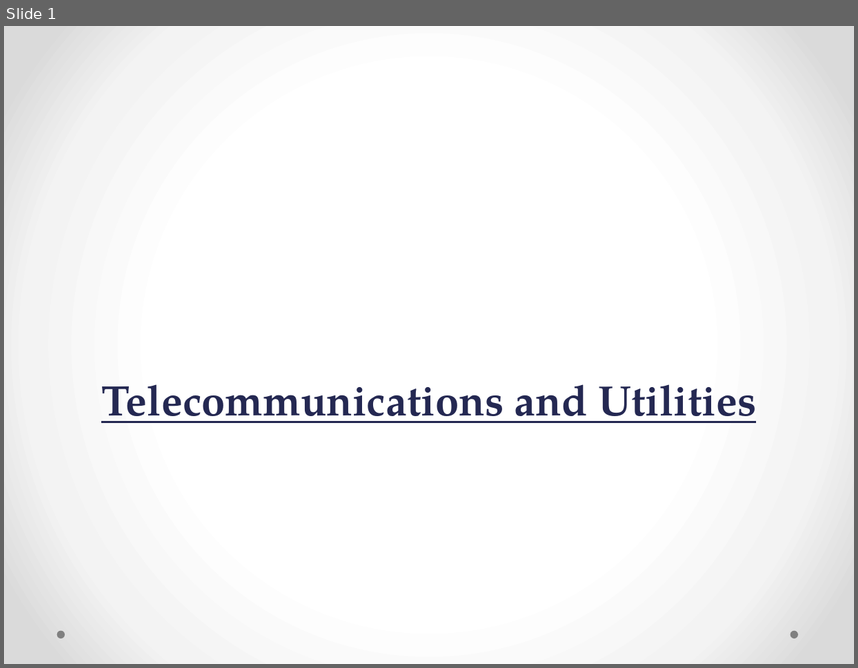
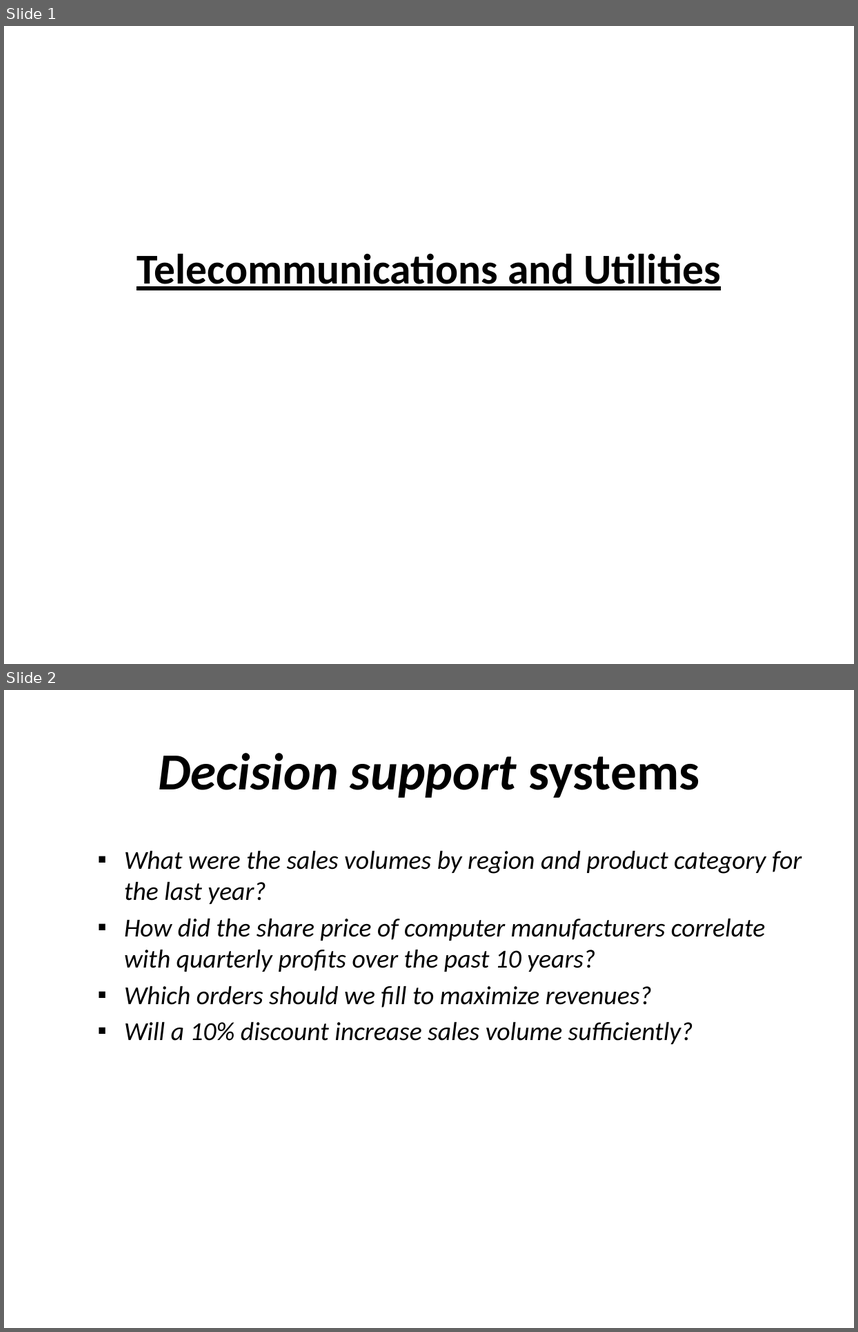
Before and after one commit to passzenith/passzenithproject, a slide deck: DW/Telecommunications and Utilities.pptx. Shown one above the other, each under a label of ours: slide 1 before the commit, slides 1 and 2 after it. The pictures are 858x668 and 858x1332 pixels, drawn with LibreOffice and Linux fonts; fonts in the diff are those of the drawing. Boxes give left, top, right and bottom in pixels: in the first picture for what was removed or moved away, otherwise in the second. Text is boxed around its words. In the diff, an @@ line names an element or a change of style, - is before the commit and + after.

```diff
--- a/DW/Telecommunications and Utilities.pptx
+++ b/DW/Telecommunications and Utilities.pptx
@@ slide 2 added at box(4, 690, 854, 1328), background #FFFFFF @@
@@ title added at box(158, 753, 700, 798), 44 pt, text #000000, bold, italic @@
+Decision support systems
@@ text added at box(124, 851, 802, 1044), 22 pt, text #000000, italic @@
+  ▪ What were the sales volumes by region and product category for the last year?
+  ▪ How did the share price of computer manufacturers correlate with quarterly profits over the past 10 years?
+  ▪ Which orders should we fill to maximize revenues?
+  ▪ Will a 10% discount increase sales volume sufficiently?
@@ slide 1 changed as well @@
@@ background gradient #FFFFFF to #F4F4F4 to #DADADA to #FFFFFF @@
@@ title "Telecommunications and Utilities": place and size @@
-title "Telecommunications and Utilities" at box(101, 384, 756, 423)
+title "Telecommunications and Utilities" at box(136, 253, 721, 290)
@@ title "Telecommunications and Utilities" at box(136, 253, 721, 290): font TeX Gyre Pagella to Calibri, text colour #242852 to #000000; vertical alignment bottom to middle @@
@@ ellipse removed at box(56, 630, 64, 638) @@
@@ ellipse removed at box(791, 630, 798, 638) @@
```
Also in this commit, not shown: 14 other slides changed, 24 other slides added, 22 slides removed.
